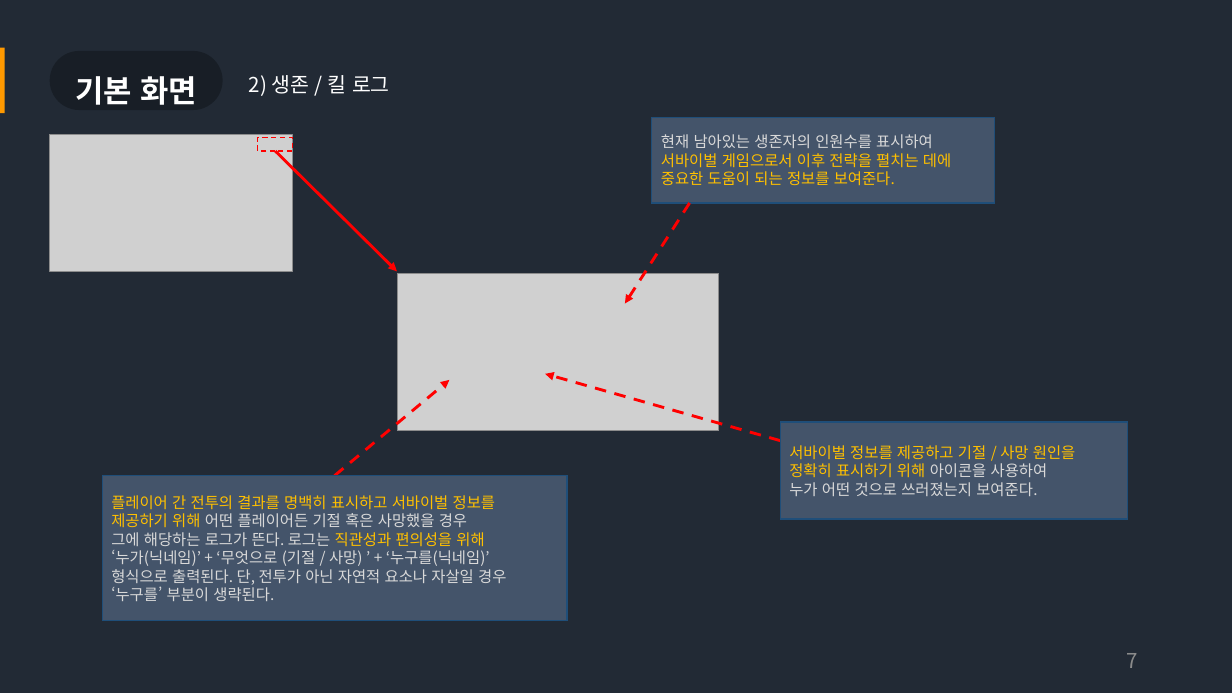
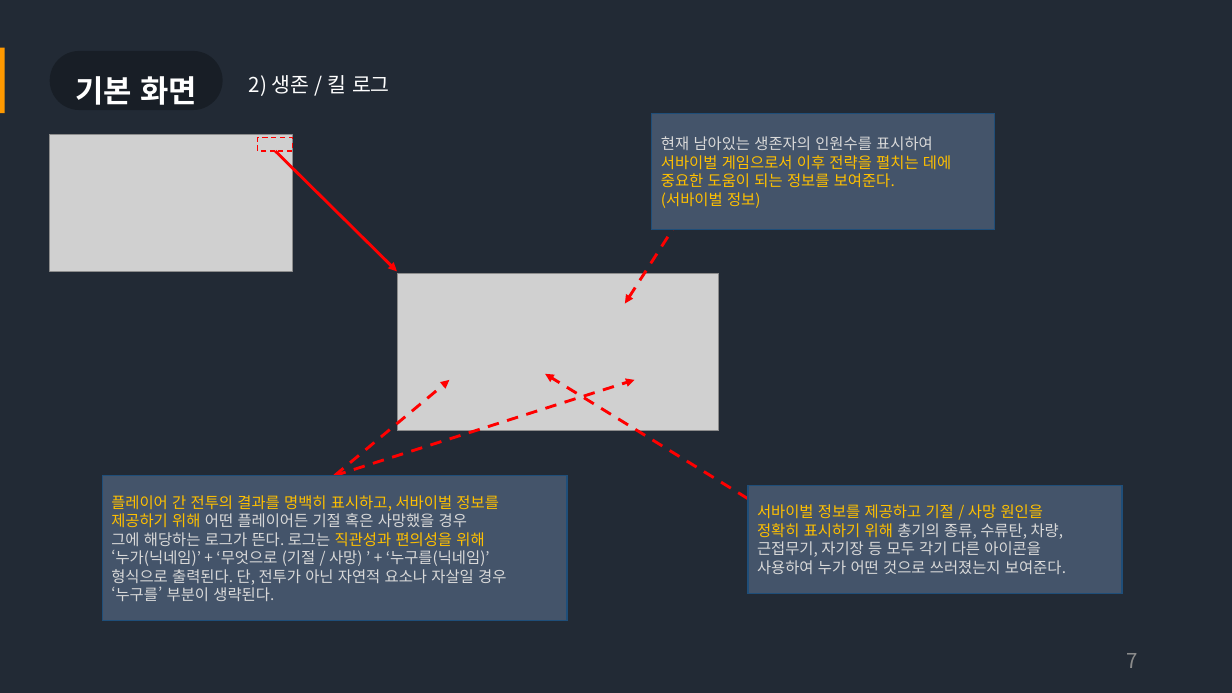
Before and after one commit to Bumizi/GameDesign, a slide deck: slide 7 of 3-1 기획 포트폴리오 작성/PUBG 전투 UI 역기획서.pptx. Drawn at 1232x693 pixels with LibreOffice and Linux fonts; fonts in the diff are those of the drawing; grey boxes stand for pictures. Boxes give left, top, right and bottom in pixels: in the first picture for what was removed or moved away, otherwise in the second. Text is boxed around its words. In the diff, an @@ line names an element or a change of style, - is before the commit and + after.

```diff
--- a/3-1 기획 포트폴리오 작성/PUBG 전투 UI 역기획서.pptx
+++ b/3-1 기획 포트폴리오 작성/PUBG 전투 UI 역기획서.pptx
@@ rectangle "현재 남아있는 생존자의 인원수를 표시하여": place and size @@
-rectangle "현재 남아있는 생존자의 인원수를 표시하여" at <box>652,117,994,202</box>
+rectangle "현재 남아있는 생존자의 인원수를 표시하여" at <box>652,114,994,230</box>
@@ text in rectangle at <box>661,192,761,208</box>: paragraph added @@
+(서바이벌 정보)
@@ arrow added from (335, 476) to (635, 380), #FF0000 2.25 pt dashed @@
@@ arrow moved from (780, 441) - (545, 374) to (749, 499) - (545, 374) @@
@@ text in rectangle at <box>111,495,498,511</box>: text changed @@
-플레이어 간 전투의 결과를 명백히 표시하고 서바이벌 정보를
+플레이어 간 전투의 결과를 명백히 표시하고, 서바이벌 정보를
@@ rectangle "서바이벌 정보를 제공하고 기절 / ...": place and size @@
-rectangle "서바이벌 정보를 제공하고 기절 / ..." at <box>780,422,1128,519</box>
+rectangle "서바이벌 정보를 제공하고 기절 / ..." at <box>749,485,1123,593</box>
@@ text in rectangle at <box>757,504,1066,574</box>: text changed; text colour #FFC000 to #D9D9D9 @@
-서바이벌 정보를 제공하고 기절 / 사망 원인을 정확히 표시하기 위해 아이콘을 사용하여
-누가 어떤 것으로 쓰러졌는지 보여준다.
+서바이벌 정보를 제공하고 기절 / 사망 원인을
+정확히 표시하기 위해 총기의 종류, 수류탄, 차량, 근접무기, 자기장 등 모두 각기 다른 아이콘을
+사용하여 누가 어떤 것으로 쓰러졌는지 보여준다.
```
Also in this commit, not shown: 3 other slides changed, 2 slides added, 1 other file.
